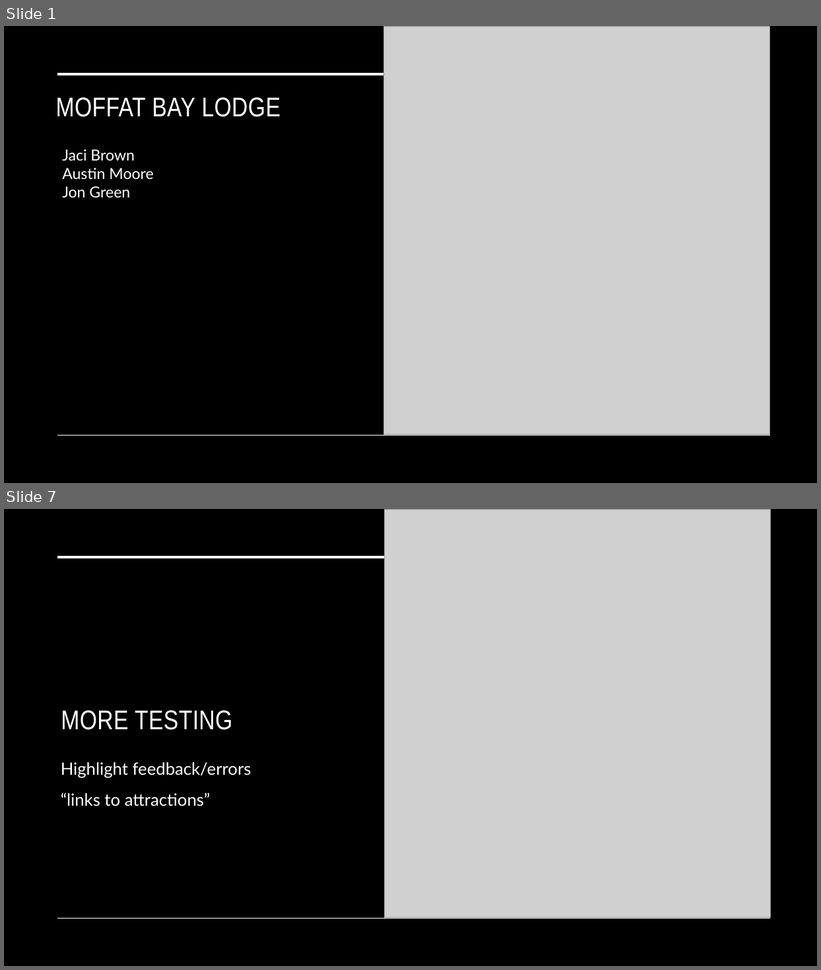
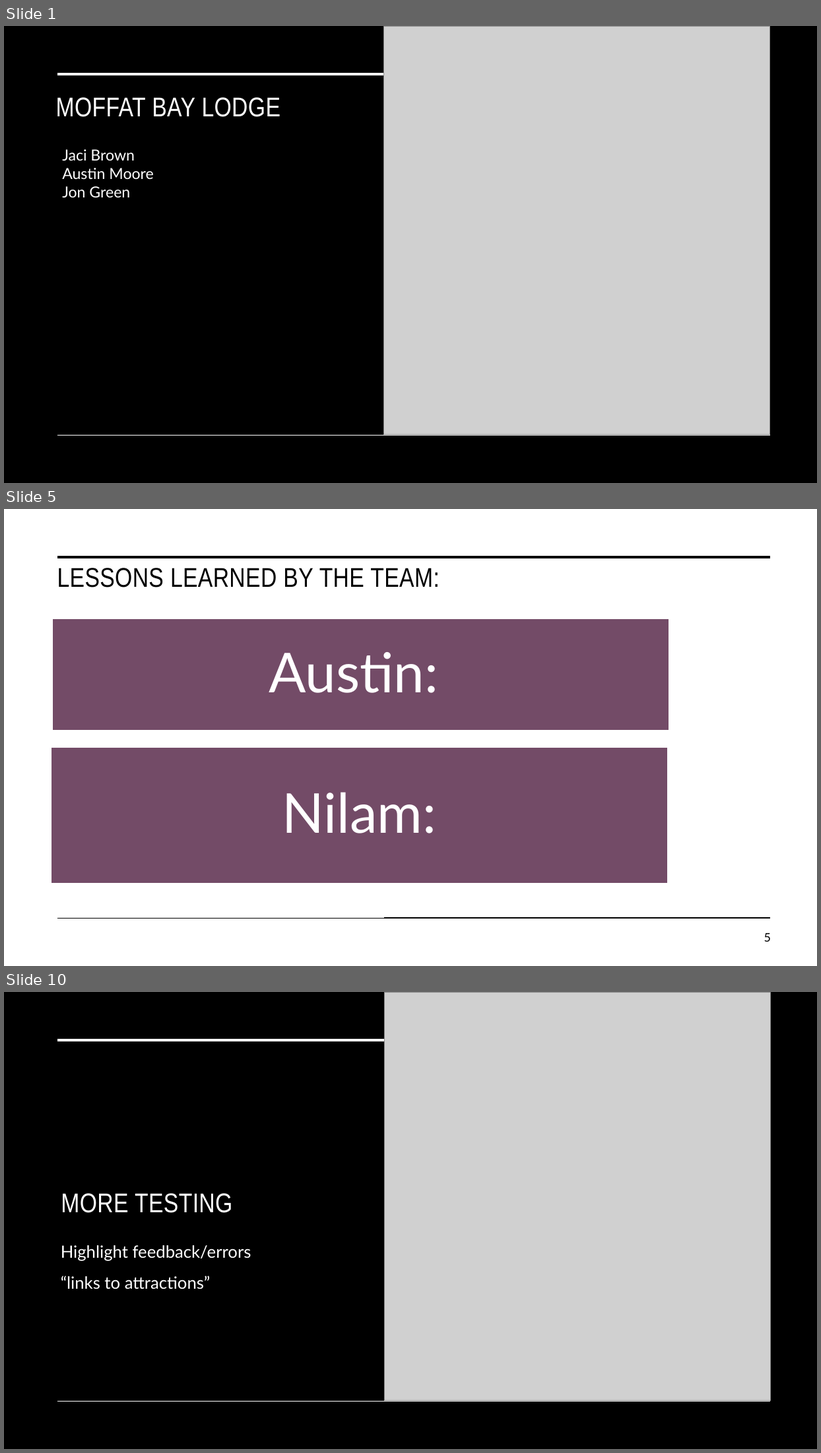
Before and after one commit to JKBrown11/Moffat-Bay, a slide deck: Presentation_Files/ROUGH_MBLodge_group1.pptx. Shown one above the other, each under a label of ours: slides 1 and 7 before the commit, slides 1, 5 and 10 after it; the slides between them are not shown. The pictures are 821x970 and 821x1453 pixels, drawn with LibreOffice and Linux fonts; fonts in the diff are those of the drawing; grey boxes stand for pictures. Boxes give left, top, right and bottom in pixels: in the first picture for what was removed or moved away, otherwise in the second. Text is boxed around its words. In the diff, an @@ line names an element or a change of style, - is before the commit and + after.

Commit message:
Updating presentation with prototype, ERD, and some about us/ lessons content

```diff
--- a/Presentation_Files/ROUGH_MBLodge_group1.pptx
+++ b/Presentation_Files/ROUGH_MBLodge_group1.pptx
@@ slide 5 added at bbox=[4, 509, 817, 966], background #FFFFFF @@
@@ line added from (57, 557) to (764, 557), #000000 3.5 pt @@
@@ title added at bbox=[57, 568, 439, 588], 32 pt, text #000000 @@
+LESSONS LEARNED BY THE TEAM:
@@ line added from (384, 557) to (770, 557), #000000 3.5 pt @@
@@ group added at bbox=[51, 619, 669, 884]: 2 rectangles, 2 texts @@
+Austin:
+Nilam:
@@ line added from (57, 919) to (764, 919), #000000 1 pt @@
@@ line added from (384, 918) to (770, 918), #000000 1 pt @@
@@ page number added at bbox=[764, 933, 771, 942], 14 pt, text #000000 @@
+5
@@ what was slide 7 is now slide 10 @@
```
Also in this commit, not shown: 2 slides changed, 5 other slides added, 3 slides removed, 2 other files.
